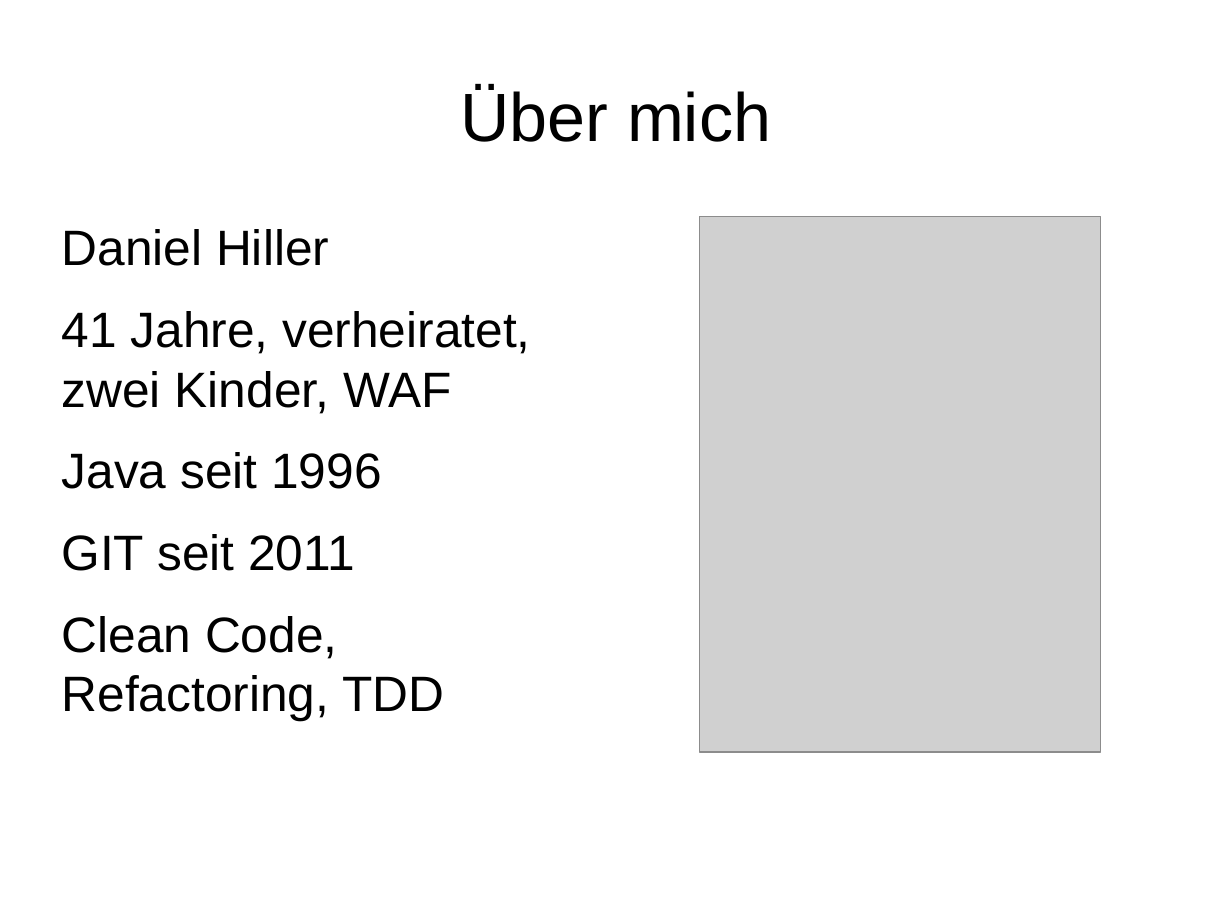
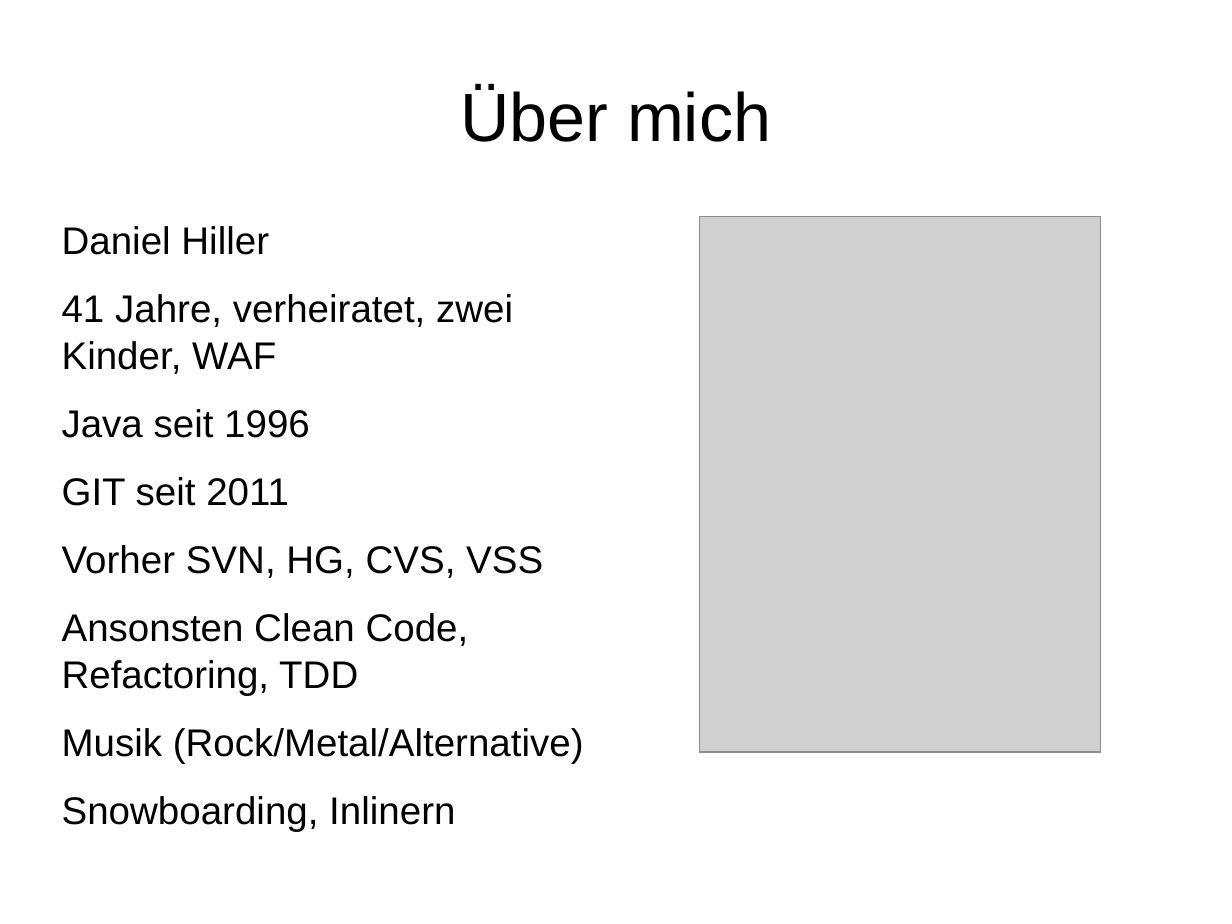
Before and after one commit to dhiller/presentations, a slide deck: slide 2 of Git Basics.odp. Drawn at 1232x924 pixels with LibreOffice and Linux fonts; fonts in the diff are those of the drawing; grey boxes stand for pictures. Boxes give left, top, right and bottom in pixels: in the first picture for what was removed or moved away, otherwise in the second. Text is boxed around its words. In the diff, an @@ line names an element or a change of style, - is before the commit and + after.

```diff
--- a/Git Basics.odp
+++ b/Git Basics.odp
@@ text at bbox=[62, 226, 513, 506]: size 32 to 24.8 pt in "Daniel Hiller", "41 Jahre, verheiratet, zwei Kinder, WAF", "Java seit 1996", "GIT seit 2011" @@
@@ text at bbox=[62, 545, 584, 764]: text changed; size 32 to 24.8 pt @@
-Clean Code, Refactoring, TDD
+Vorher SVN, HG, CVS, VSS
+Ansonsten Clean Code, Refactoring, TDD
+Musik (Rock/Metal/Alternative)
+Snowboarding, Inlinern
```
Also in this commit, not shown: 2 other slides changed, 1 slide added, 1 slide removed, 1 other file.
